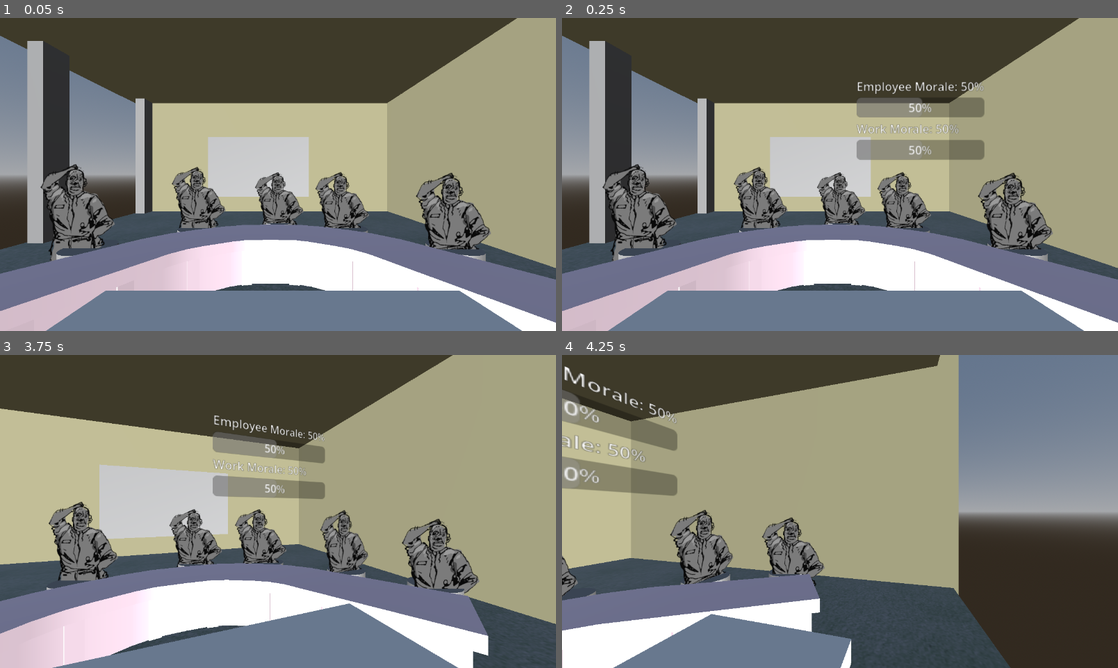
Above: before the commit, frames 1-4 (two rows, left to right).
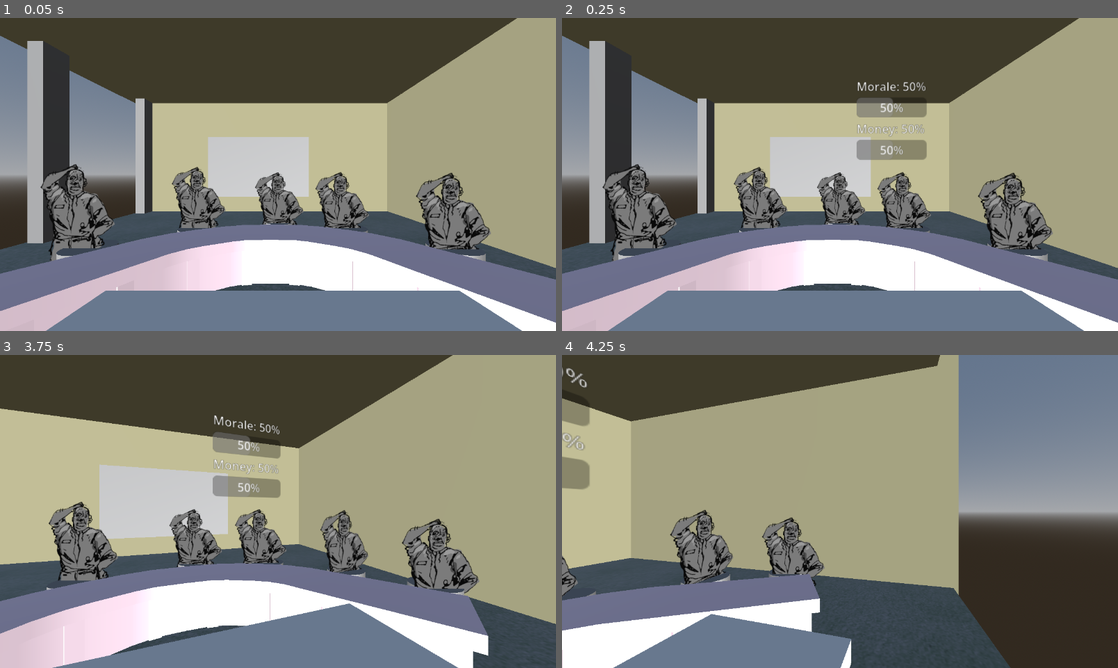
Above: after the commit, the same moments.

Repository: DebugCookie/FIB_GameJam
Game: Godot game, scene res://maxTestScene.tscn
Same seed, same stepped clock (60 frames per second), same inputs: the game is played once before the commit and once after it.
Inputs (mouse positions are in pixels of both pictures, inside the frame that each line leads up to):
- Up to frame 1 (0.05 s): no input
- Up to frame 2 (0.25 s): no input
- Up to frame 3 (3.75 s): tap Enter (ui_accept) at 0.5, 0.77, 1.25, 1.52, 2, 2.75, 3.02, 3.5 s; move the mouse to (400, 495) at 0.52 s; hold Right (ui_right) 0.53-1.28 s; click (400, 495) at 0.67 s; move the mouse to (166, 527) at 1.27 s; hold Down (ui_down) 1.28-2.03 s; move the mouse to (333, 442) at 2.02 s; hold Right (ui_right) 2.03-2.78 s; move the mouse to (250, 574) at 2.77 s; hold Up (ui_up) 2.78-3.53 s; click (250, 574) at 2.92 s; move the mouse to (444, 558) at 3.52 s; hold Left (ui_left) from 3.53 s (still down)
- Up to frame 4 (4.25 s): keep holding Left (ui_left); tap Enter (ui_accept) at 3.77 s

Frame 1 is identical in both runs. In frame 2, 2.1% of the frame differs, in the area x 53-76%, y 20-46%; in frame 3, 1.6%; in frame 4, 3.2%, in the area x 0-21%, y 3-45%.

Commit message:
Changed name

Diff:
--- a/Json/dialogue.json
+++ b/Json/dialogue.json
@@ -1,13 +1,13 @@
 {
   "Karen": [
-	{ "text": "Upgrade everyone to a Thinkpad", "weight": 5, "morale_impact": { "employee": 10, "work": -2 } },
-	{ "text": "Change office dresscode every single day", "weight": 5, "morale_impact": { "employee": 10, "work": -2 } },
-	{ "text": "Drill a hole in office mugs", "weight": 3, "morale_impact": { "employee": -5, "work": 15 } }
+	{ "text": "Upgrade everyone to a Thinkpad", "weight": 5, "morale_impact": { "Moral": 10, "Money": -2 } },
+	{ "text": "Change office dresscode every single day", "weight": 5, "morale_impact": { "Moral": 10, "Money": -2 } },
+	{ "text": "Drill a hole in office mugs", "weight": 3, "morale_impact": { "Moral": -5, "Money": 15 } }
   ],
   "BossBaby": [
-	{ "text": "Buy me a Ferrari", "weight": 4, "morale_impact": { "employee": 12, "work": 0 } },
-	{ "text": "Let me work 2 hours a day", "weight": 5, "morale_impact": { "employee": -20, "work": 25 } },
-	{ "text": "Lets party in Ibiza every weekend", "weight": 6, "morale_impact": { "employee": -20, "work": 25 } }
+	{ "text": "Buy me a Ferrari", "weight": 4, "morale_impact": { "Moral": 12, "Money": 0 } },
+	{ "text": "Let me work 2 hours a day", "weight": 5, "morale_impact": { "Moral": -20, "Money": 25 } },
+	{ "text": "Lets party in Ibiza every weekend", "weight": 6, "morale_impact": { "Moral": -20, "Money": 25 } }
   ],
   "Celine": [],
   "David": [],
--- a/bubble.gd
+++ b/bubble.gd
@@ -38,5 +38,5 @@
 	hide_bubble()
 
 func reject_dialogue() -> void:
-	action_processed.emit({"employee": 0, "work": 0})
+	action_processed.emit({"Moral": 0, "Money": 0})
 	hide_bubble()
--- a/scripts/DialogueGameLoop.gd
+++ b/scripts/DialogueGameLoop.gd
@@ -29,8 +29,8 @@
 
 
 func modify_global_morale(morale_change: Dictionary) -> void:
-	employee_morale += int(morale_change.get("employee", 0))
-	work_morale += int(morale_change.get("work", 0))
+	employee_morale += int(morale_change.get("Morale", 0))
+	work_morale += int(morale_change.get("Money", 0))
 
 	# Håll mätarna säkra mellan 0 och 100
 	employee_morale = clamp(employee_morale, 0, 100)
--- a/scripts/character.gd
+++ b/scripts/character.gd
@@ -34,7 +34,7 @@
 	if rolled_dialogue.is_empty(): return
 
 	var text = rolled_dialogue.get("text", "")
-	var impact = rolled_dialogue.get("morale_impact", {"employee": 0, "work": 0})
+	var impact = rolled_dialogue.get("morale_impact", {"Moral": 0, "Money": 0})
 
 	is_speaking = true
 	bubble_3d.setup_bubble(character_name, text, impact)
--- a/scripts/global_morale.gd
+++ b/scripts/global_morale.gd
@@ -9,5 +9,5 @@
 func update_morale_display(emp_morale: int, wrk_morale: int) -> void:
 	employee_bar.value = emp_morale
 	work_bar.value = wrk_morale
-	employee_label.text = "Employee Morale: %d%%" % emp_morale
-	work_label.text = "Work Morale: %d%%" % wrk_morale
+	employee_label.text = "Morale: %d%%" % emp_morale
+	work_label.text = "Money: %d%%" % wrk_morale
